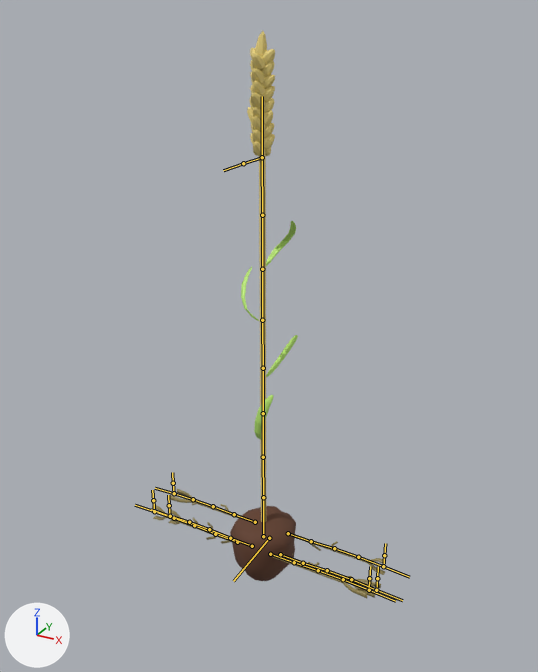
The FBX model Assets/Models/player.fbx as it was, and as the next commit left it.
Both versions are drawn from a 50 mm camera at (1.97, -3.51, 3.22) aimed at (-0.01, 0.09, 1.43). The lights are fixed; the arrows at lower left show +X, +Y and +Z. The bones that bend it are drawn over the model as lines.

Names of what the first picture shows: 'dirt clump', 'roots', 'stalk.033', 'stalk.034', 'stalk.035', 'stalk.036', 'stalk.037'.
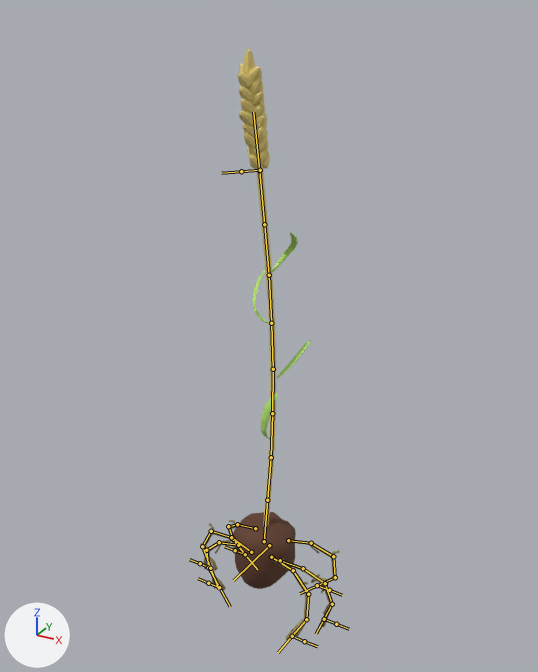
Commit message: Dedicated backwards walk cycle

The newer file adds an action. The first version stands in its rest pose; the second is drawn at frame 12 of the action 'leg rig|walk cycle back'.

Location of each change, (x1, y1, x2, y2) in pixels of the pictures (538 x 672 px):
'stalk.033', posed (34% wider): before (247, 31, 275, 522); after (238, 47, 276, 526)
'dirt clump', posed: before (230, 506, 296, 581); after (232, 512, 296, 589)
'roots', posed (40% narrower, 11% taller): before (152, 489, 386, 599); after (201, 520, 340, 642)
'stalk.034', posed (14% narrower): before (254, 395, 274, 440); after (261, 393, 278, 439)
'stalk.037', posed (13% narrower, 11% shorter): before (266, 221, 296, 266); after (272, 232, 298, 272)
'stalk.035', posed (9% shorter): before (266, 335, 298, 377); after (277, 340, 310, 378)
'stalk.036', posed (10% narrower): before (241, 267, 260, 321); after (252, 270, 269, 324)
bone 'root', root to tip: before (269, 538) to (233, 581); after (269, 545) to (233, 580)
bone 'bleg.r', root to tip: before (255, 522) to (234, 514); after (255, 528) to (237, 524)
bone 'blegm.r', root to tip: before (234, 514) to (213, 506); after (237, 524) to (228, 526)
bone 'blege.r', root to tip: before (213, 506) to (193, 499); after (228, 526) to (233, 539)
bone 'blegs.r', root to tip: before (193, 499) to (174, 493); after (233, 539) to (245, 554)
bone 'fleg.r', root to tip: before (237, 542) to (215, 534); after (238, 545) to (219, 542)
bone 'flegm.r', root to tip: before (215, 534) to (194, 525); after (219, 542) to (206, 550)
bone 'flege.r', root to tip: before (194, 525) to (174, 518); after (206, 550) to (208, 567)
bone 'flegs.r', root to tip: before (174, 518) to (154, 511); after (208, 567) to (219, 587)
bone 'fleg.l', root to tip: before (270, 554) to (294, 562); after (271, 557) to (293, 570)
bone 'flegm.l', root to tip: before (294, 562) to (318, 570); after (293, 570) to (308, 594)
bone 'flege.l', root to tip: before (318, 570) to (343, 579); after (308, 594) to (306, 619)
bone 'flegs.l', root to tip: before (343, 579) to (369, 590); after (306, 619) to (292, 636)
bone 'bleg.l', root to tip: before (288, 533) to (311, 541); after (288, 540) to (311, 543)
bone 'blegm.l', root to tip: before (311, 541) to (334, 548); after (311, 543) to (333, 556)
bone 'blege.l', root to tip: before (334, 548) to (358, 557); after (333, 556) to (335, 577)
bone 'blegs.l', root to tip: before (358, 557) to (383, 566); after (335, 577) to (317, 585)
bone 'mlegm.l', root to tip: before (303, 563) to (327, 570); after (303, 568) to (325, 583)
bone 'mlege.l', root to tip: before (327, 570) to (351, 579); after (325, 583) to (332, 604)
bone 'mlegs.l', root to tip: before (351, 579) to (376, 590); after (332, 604) to (324, 619)
bone 'mleg.r', root to tip: before (252, 546) to (230, 538); after (251, 552) to (231, 537)
bone 'mlegm.r', root to tip: before (230, 538) to (209, 529); after (231, 537) to (211, 531)
bone 'mlege.r', root to tip: before (209, 529) to (189, 522); after (211, 531) to (202, 546)
bone 'mlegs.r', root to tip: before (189, 522) to (170, 516); after (202, 546) to (210, 568)
bone 'stalk', root to tip: before (263, 536) to (263, 497); after (264, 541) to (267, 500)
bone 'stalk.001', root to tip: before (263, 497) to (263, 457); after (267, 500) to (271, 457)
bone 'stalk.002', root to tip: before (263, 457) to (263, 413); after (271, 457) to (272, 413)
bone 'stalk.003', root to tip: before (263, 413) to (263, 368); after (272, 413) to (273, 369)
bone 'stalk.004', root to tip: before (263, 368) to (262, 320); after (273, 369) to (271, 323)
bone 'stalk.005', root to tip: before (262, 320) to (262, 269); after (271, 323) to (269, 275)
bone 'stalk.006', root to tip: before (262, 269) to (262, 215); after (269, 275) to (264, 224)
bone 'stalk end', root to tip: before (262, 215) to (262, 157); after (264, 224) to (259, 170)
bone 'stalk control', root to tip: before (262, 157) to (243, 163); after (260, 170) to (241, 171)

The change in detail:
Bone 'root' (bone_root) moves from (0.0, 0.0, 0.0) to (-0.061, 0.0, 0.0).
Bone 'root' (bone_root) turns from (0, 0, 0) to (0, 0, -7) degrees about its own x, y and z.
Bone 'bleg.r' (bone_bleg_r) turns from (0, 0, 0) to (-10, 0, 13) degrees about its own x, y and z.
Bone 'blegm.r' (bone_blegm_r) turns from (0, 0, 0) to (-17, 2, 28) degrees about its own x, y and z.
Bone 'blege.r' (bone_blege_r) turns from (0, 0, 0) to (-16, 4, 36) degrees about its own x, y and z.
Bone 'blegs.r' (bone_blegs_r) turns from (0, 0, 0) to (-10, 2, 25) degrees about its own x, y and z.
Bone 'fleg.r' (bone_fleg_r) turns from (0, 0, 0) to (-5, 0, 17) degrees about its own x, y and z.
Bone 'flegm.r' (bone_flegm_r) turns from (0, 0, 0) to (-8, 1, 31) degrees about its own x, y and z.
Bone 'flege.r' (bone_flege_r) turns from (0, 0, 0) to (-7, 2, 38) degrees about its own x, y and z.
Bone 'flegs.r' (bone_flegs_r) turns from (0, 0, 0) to (-4, 1, 26) degrees about its own x, y and z.
Bone 'fleg.l' (bone_fleg_l) turns from (0, 0, 0) to (-3, 0, 11) degrees about its own x, y and z.
Bone 'flegm.l' (bone_flegm_l) turns from (0, 0, 0) to (-6, 1, 31) degrees about its own x, y and z.
Bone 'flege.l' (bone_flege_l) turns from (0, 0, 0) to (-6, 2, 42) degrees about its own x, y and z.
Bone 'flegs.l' (bone_flegs_l) turns from (0, 0, 0) to (-3, 1, 30) degrees about its own x, y and z.
Bone 'bleg.l' (bone_bleg_l) turns from (0, 0, 0) to (0, 1, -13) degrees about its own x, y and z.
Bone 'blegm.l' (bone_blegm_l) turns from (0, 0, 0) to (4, 0, 32) degrees about its own x, y and z.
Bone 'blege.l' (bone_blege_l) turns from (0, 0, 0) to (5, -3, 65) degrees about its own x, y and z.
Bone 'blegs.l' (bone_blegs_l) turns from (0, 0, 0) to (4, -2, 50) degrees about its own x, y and z.
Bone 'mlegm.l' (bone_mlegm_l) turns from (0, 0, 0) to (6, -1, 27) degrees about its own x, y and z.
Bone 'mlege.l' (bone_mlege_l) turns from (0, 0, 0) to (7, -2, 45) degrees about its own x, y and z.
Bone 'mlegs.l' (bone_mlegs_l) turns from (0, 0, 0) to (5, -1, 33) degrees about its own x, y and z.
Bone 'mleg.r' (bone_mleg_r) turns from (0, 0, 0) to (1, 0, -19) degrees about its own x, y and z.
Bone 'mlegm.r' (bone_mlegm_r) turns from (0, 0, 0) to (-2, 0, 25) degrees about its own x, y and z.
Bone 'mlege.r' (bone_mlege_r) turns from (0, 0, 0) to (-3, 1, 58) degrees about its own x, y and z.
Bone 'mlegs.r' (bone_mlegs_r) turns from (0, 0, 0) to (-2, 1, 46) degrees about its own x, y and z.
Bone 'stalk' (bone_stalk) turns from (0, 0, 0) to (-1, 0, 0) degrees about its own x, y and z.
Bone 'stalk.001' (bone_stalk_001) turns from (0, 0, 0) to (1, 0, 0) degrees about its own x, y and z.
Bone 'stalk.002' (bone_stalk_002) turns from (0, 0, 0) to (3, -15, 0) degrees about its own x, y and z.
Bone 'stalk.003' (bone_stalk_003) turns from (0, 0, 0) to (3, 0, -1) degrees about its own x, y and z.
Bone 'stalk.004' (bone_stalk_004) turns from (0, 0, 0) to (4, 0, -1) degrees about its own x, y and z.
Bone 'stalk.005' (bone_stalk_005) turns from (0, 0, 0) to (3, 0, -1) degrees about its own x, y and z.
Bone 'stalk.006' (bone_stalk_006) turns from (0, 0, 0) to (2, 0, -1) degrees about its own x, y and z.
Bone 'stalk end' (bone_stalk_end) turns from (0, 0, 0) to (1, 0, 0) degrees about its own x, y and z.
Bone 'stalk control' (bone_stalk_control) moves from (0.0, 0.0, 0.0) to (-0.004, 0.351, 0.037).
